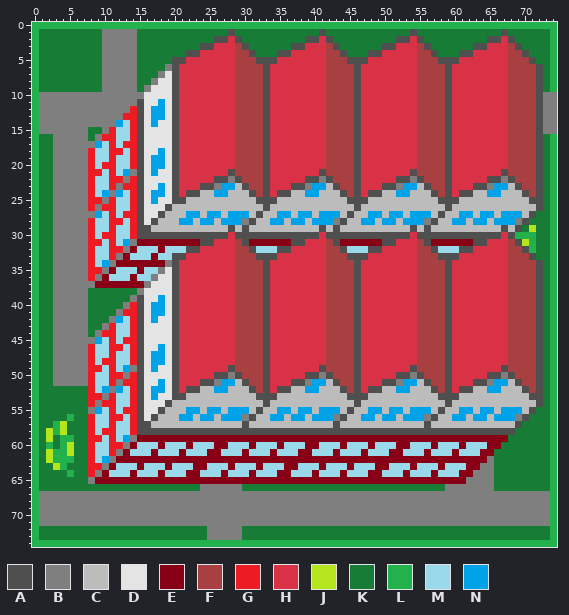
Edited in one commit: sprite sheet (src/Mirage.Urbanization.Resources/Tiles/Clusters/GrowthZones/Residential/d2_q1_n6_a1.png). Above is the file before it was changed.
The file is 75x75 pixels. Colours within 5 levels of each other are drawn and written as one.
Palette (. is transparent): A #4f4f4f  B #7f7f7f  C #bcbcbc  D #e4e4e4  E #880015  F #a84042  G #ed1c24  H #d93146  J #b5e61d  K #177d36  L #22b14c  M #99d9ea  N #00a2e8
Now the later version:
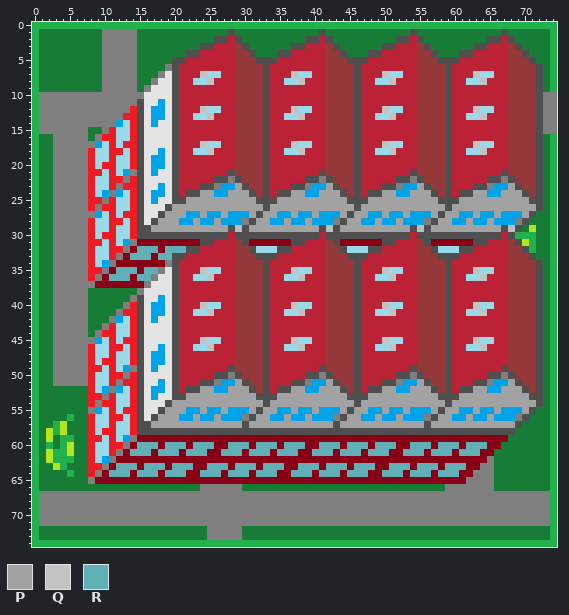
Colours new in this view: P #a2a2a2  Q #c3c3c3  R #62b0b7
What changed:
colour F: #a84042 -> #94383a
colour H: #d93146 -> #bb2235
Changed rows in their new state; - is a pixel that keeps its letter.
first column x 23:
 7 -QMM----------QMM----------QMM----------QMM
 8 MMQ----------MMQ----------MMQ----------MMQ-
first column x 23:
12 -QMM----------QMM----------QMM----------QMM
13 MMQ----------MMQ----------MMQ----------MMQ-
first column x 23:
17 -QMM----------QMM----------QMM----------QMM
18 MMQ----------MMQ----------MMQ----------MMQ-
first column x 11:
23 ------------------P------------P------------P------------P---
24 -------------PP--PPP------PP--PPP------PP--PPP------PP--PPP--
25 -----------PPPPPPPPPP---PPPPPPPPPP---PPPPPPPPPP---PPPPPPPPPP-
26 ---------PPPPPPPPPPPPP-PPPPPPPPPPPP-PPPPPPPPPPPP-PPPPPPPPPPPP
27 --------PPP--P--P---P-PP--P--P---P-PP--P--P---P-PP--P--P---P-
28 -------PPP--P--P-----PP--P--P-----PP--P--P-----PP--P--P------
29 ------PPPPPPPPPPP---PPPPPPPPPP---PPPPPPPPPP---PPPPPPPPPP-----
32 ----RRR-RRR--------------------------------------------------
33 ---RRR-RR----------------------------------------------------
35 -RRR-RR------QMM----------QMM----------QMM----------QMM------
36 RRR-RR------MMQ----------MMQ----------MMQ----------MMQ-------
first column x 23:
40 -QMM----------QMM----------QMM----------QMM
41 MMQ----------MMQ----------MMQ----------MMQ-
first column x 23:
45 -QMM----------QMM----------QMM----------QMM
46 MMQ----------MMQ----------MMQ----------MMQ-
first column x 11:
51 ------------------P------------P------------P------------P---
52 -------------PP--PPP------PP--PPP------PP--PPP------PP--PPP--
53 -----------PPPPPPPPPP---PPPPPPPPPP---PPPPPPPPPP---PPPPPPPPPP-
54 ---------PPPPPPPPPPPPP-PPPPPPPPPPPP-PPPPPPPPPPPP-PPPPPPPPPPPP
55 --------PPP--P--P---P-PP--P--P---P-PP--P--P---P-PP--P--P---P-
56 -------PPP--P--P-----PP--P--P-----PP--P--P-----PP--P--P------
57 ------PPPPPPPPPPPPP-PPPPPPPPPPPP-PPPPPPPPPPPP-PPPPPPPPPPPP---
60 ----RRR-RRR-RRR--RRR-RRR-RRR--RRR-RRR-RRR--RRR-RRR-RRR-------
61 ---RRR-RRR-RRR--RRR-RRR-RRR--RRR-RRR-RRR--RRR-RRR-RRR--------
63 -RRR-RRR-RRR--RRR-RRR-RRR--RRR-RRR-RRR--RRR-RRR-RRR----------
64 RRR-RRR-RRR--RRR-RRR-RRR--RRR-RRR-RRR--RRR-RRR-RRR-----------
Changed places in both pictures, as pixel boxes (x1, y1, x2, y2):
changed: (109, 36, 536, 477)
